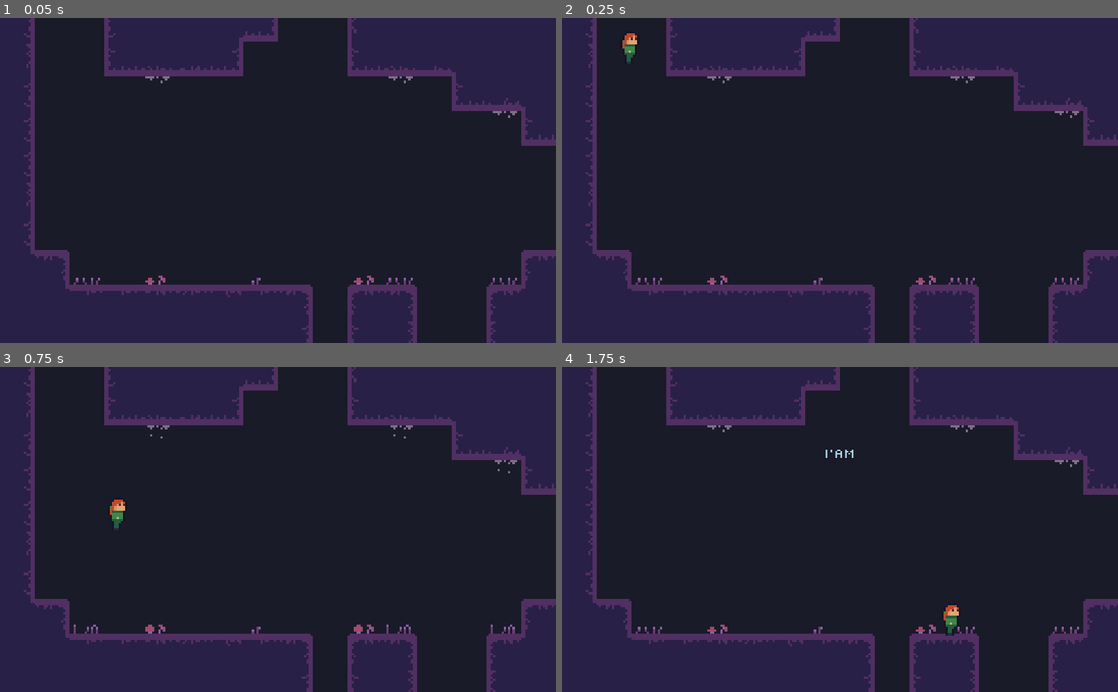
Above: before the commit, frames 1-4 (two rows, left to right).
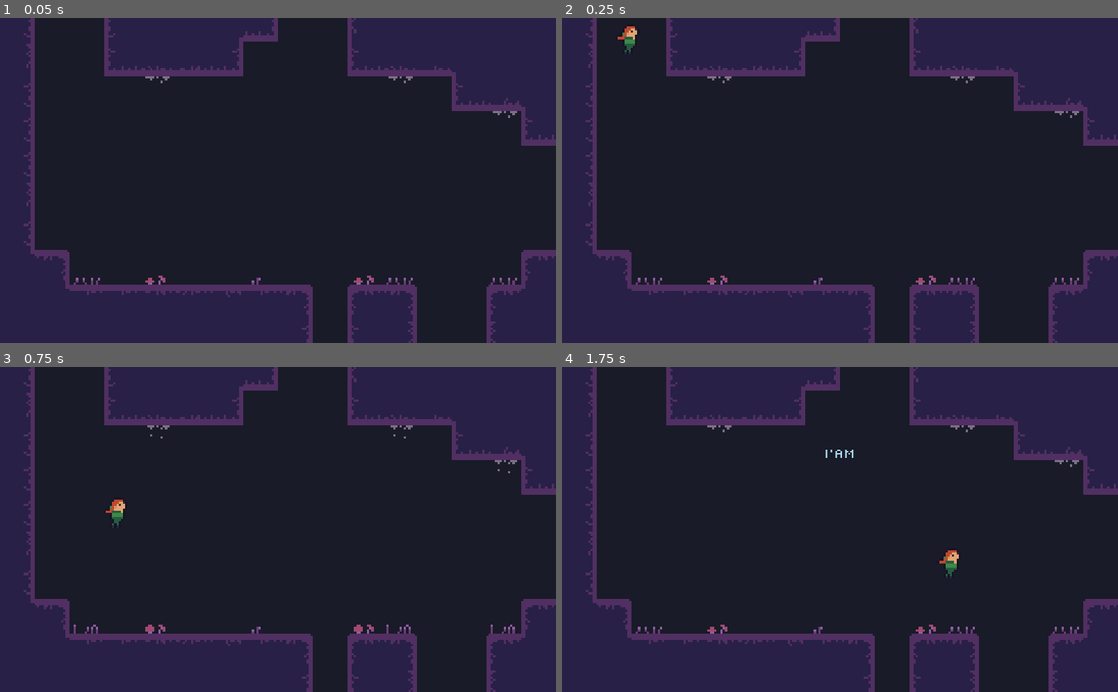
Above: after the commit, the same moments.

Repository: voidboxgames/escave
Game: Godot game, scene res://assets/scenes/Testworld.tscn
Same seed, same stepped clock (60 frames per second), same inputs: the game is played once before the commit and once after it.
Inputs:
- Up to frame 1 (0.05 s): no input
- Up to frame 2 (0.25 s): no input
- Up to frame 3 (0.75 s): hold D (right) from 0.53 s (still down); hold Space (jump) from 0.53 s (still down)
- Up to frame 4 (1.75 s): keep holding D (right); release Space (jump) at 1.28 s; tap Space (jump) at 1.35, 1.52 s

Frame 1 is identical in both runs. In frame 2, 0.2% of the frame differs, in the area x 10-14%, y 2-15%; in frame 3, less than 0.1%; in frame 4, 0.3%, in the area x 67-72%, y 56-83%.

Commit message:
implement abstract state machine and player state machine

Diff:
--- a/assets/scenes/Player.tscn
+++ b/assets/scenes/Player.tscn
@@ -1,20 +1,21 @@
-[gd_scene load_steps=10 format=2]
+[gd_scene load_steps=11 format=2]
 
-[ext_resource path="res://assets/scripts/Player.gd" type="Script" id=1]
+[ext_resource path="res://assets/scripts/Player/Player.gd" type="Script" id=1]
 [ext_resource path="res://assets/sprites/beth-Sheet.png" type="Texture" id=2]
 [ext_resource path="res://assets/sounds/jump.wav" type="AudioStream" id=3]
 [ext_resource path="res://assets/sounds/land.wav" type="AudioStream" id=4]
+[ext_resource path="res://assets/scripts/Player/PlayerStateMachine.gd" type="Script" id=5]
 
-[sub_resource type="CapsuleShape2D" id=1]
+[sub_resource type="CapsuleShape2D" id=5]
 radius = 2.30721
 height = 5.0863
 
-[sub_resource type="Animation" id=2]
+[sub_resource type="Animation" id=1]
 resource_name = "idle"
 length = 0.5
 loop = true
 tracks/0/type = "value"
-tracks/0/path = NodePath("sprite:frame")
+tracks/0/path = NodePath("Body/Sprite:frame")
 tracks/0/interp = 1
 tracks/0/loop_wrap = true
 tracks/0/imported = false
@@ -26,12 +27,12 @@
 "values": [ 0, 1, 2, 3 ]
 }
 
-[sub_resource type="Animation" id=3]
+[sub_resource type="Animation" id=2]
 resource_name = "jump_fly"
 length = 0.25
 loop = true
 tracks/0/type = "value"
-tracks/0/path = NodePath("sprite:frame")
+tracks/0/path = NodePath("Body/Sprite:frame")
 tracks/0/interp = 1
 tracks/0/loop_wrap = true
 tracks/0/imported = false
@@ -43,12 +44,12 @@
 "values": [ 9, 10, 11 ]
 }
 
-[sub_resource type="Animation" id=4]
+[sub_resource type="Animation" id=3]
 resource_name = "jump_start"
 length = 0.25
 loop = true
 tracks/0/type = "value"
-tracks/0/path = NodePath("sprite:frame")
+tracks/0/path = NodePath("Body/Sprite:frame")
 tracks/0/interp = 1
 tracks/0/loop_wrap = true
 tracks/0/imported = false
@@ -60,11 +61,11 @@
 "values": [ 8 ]
 }
 
-[sub_resource type="Animation" id=5]
+[sub_resource type="Animation" id=4]
 length = 0.35
 loop = true
 tracks/0/type = "value"
-tracks/0/path = NodePath("sprite:frame")
+tracks/0/path = NodePath("Body/Sprite:frame")
 tracks/0/interp = 1
 tracks/0/loop_wrap = true
 tracks/0/imported = false
@@ -79,41 +80,44 @@
 [node name="Player" type="KinematicBody2D"]
 script = ExtResource( 1 )
 
-[node name="sprite" type="Sprite" parent="."]
+[node name="Body" type="Node2D" parent="."]
+
+[node name="Sprite" type="Sprite" parent="Body"]
 texture = ExtResource( 2 )
 vframes = 3
 hframes = 4
 frame = 4
 
+[node name="VisibilityNotifier2D" type="VisibilityNotifier2D" parent="."]
+visible = false
+
 [node name="CollisionShape2D" type="CollisionShape2D" parent="."]
-visible = false
 position = Vector2( 0, 2.18039 )
-shape = SubResource( 1 )
+shape = SubResource( 5 )
 
-[node name="CoyoteTimer" type="Timer" parent="."]
-wait_time = 0.01
+[node name="PlayerStateMachine" type="Node" parent="."]
+script = ExtResource( 5 )
+
+[node name="CoyoteTimer" type="Timer" parent="PlayerStateMachine"]
+wait_time = 0.2
 one_shot = true
 
-[node name="FloorTimer" type="Timer" parent="."]
+[node name="GroundTimer" type="Timer" parent="PlayerStateMachine"]
 wait_time = 0.1
 one_shot = true
 
+[node name="Sounds" type="Node" parent="PlayerStateMachine"]
+
+[node name="Jump" type="AudioStreamPlayer" parent="PlayerStateMachine/Sounds"]
+stream = ExtResource( 3 )
+
+[node name="land" type="AudioStreamPlayer" parent="PlayerStateMachine/Sounds"]
+stream = ExtResource( 4 )
+
 [node name="AnimationPlayer" type="AnimationPlayer" parent="."]
 autoplay = "idle"
-anims/idle = SubResource( 2 )
-anims/jump_fly = SubResource( 3 )
-anims/jump_start = SubResource( 4 )
-anims/walk = SubResource( 5 )
-
-[node name="Sounds" type="Node" parent="."]
-
-[node name="Jump" type="AudioStreamPlayer" parent="Sounds"]
-stream = ExtResource( 3 )
-
-[node name="land" type="AudioStreamPlayer" parent="Sounds"]
-stream = ExtResource( 4 )
-
-[node name="VisibilityNotifier2D" type="VisibilityNotifier2D" parent="."]
-visible = false
-[connection signal="timeout" from="FloorTimer" to="." method="_on_FloorTimer_timeout"]
+anims/idle = SubResource( 1 )
+anims/jump_fly = SubResource( 2 )
+anims/jump_start = SubResource( 3 )
+anims/walk = SubResource( 4 )
 [connection signal="screen_exited" from="VisibilityNotifier2D" to="." method="_on_VisibilityNotifier2D_screen_exited"]
--- a/assets/scripts/Player.gd
+++ /dev/null
@@ -1,92 +0,0 @@
-extends KinematicBody2D
-
-class_name Player
-
-export var max_speed = 125
-export(int) var max_jumps = 1
-export var jump_force = 250
-export var gravity = 800
-export(float, 0.0, 1.0) var acceleration = 0.5
-export(float, 0.0, 1.0) var friction = 0.4
-
-var velocity = Vector2.ZERO
-var direction = Vector2.LEFT
-var jumps_left: int = 0
-var is_jumping = false
-var is_jump_button_pressed = false
-
-signal dead
-
-onready var coyote_timer = $CoyoteTimer
-onready var floor_timer = $FloorTimer
-
-func _ready() -> void:
-	jumps_left = max_jumps
-
-func _process(_delta: float) -> void:
-	pass
-
-func _physics_process(delta: float) -> void:
-	update_direction()
-	move_velocity()
-	jump_velocity()
-	apply_gravity(delta)
-	move()
-
-func apply_gravity(delta) -> void:
-	velocity.y += gravity * delta
-	if is_jumping && velocity.y >= 0:
-		is_jumping = false
-
-func move() -> void:
-	var was_on_floor = is_on_floor()
-	velocity = move_and_slide(velocity, Vector2.UP)
-	if !is_on_floor() and was_on_floor and !is_jumping:
-		coyote_timer.start()
-	if !was_on_floor and is_on_floor():
-		jumps_left = max_jumps
-
-func update_direction() -> void:
-	direction = Vector2(
-		Input.get_action_strength("right") - Input.get_action_strength("left"),
-		Input.get_action_strength("down") - Input.get_action_strength("up")
-	)
-
-func move_velocity() -> void:
-	if direction == Vector2.ZERO:
-		velocity.x = lerp(velocity.x, 0, friction)
-		return
-
-	velocity.x = lerp(velocity.x , direction.x * max_speed, acceleration)
-
-func jump_velocity() -> void:
-	if Input.is_action_just_pressed("jump"):
-		if is_on_floor() or !coyote_timer.is_stopped():
-			jump()
-		elif jumps_left > 0:
-			jump()
-		else:
-			floor_timer.start()
-	if velocity.y < 0 and !Input.is_action_pressed("jump"):
-		velocity.y = 0.0
-
-func jump() -> void:
-	$Sounds/Jump.play()
-	jumps_left -= 1
-	is_jumping = true
-	coyote_timer.stop()
-	velocity.y = -jump_force
-
-func die() -> void:
-	emit_signal("dead")
-
-func gain_power(powerName: String) -> void:
-	print("gained power: "+powerName)
-
-func _on_FloorTimer_timeout() -> void:
-	if is_on_floor():
-		jump()
-
-
-func _on_VisibilityNotifier2D_screen_exited() -> void:
-	die()
--- /dev/null
+++ b/assets/scripts/Player/Player.gd
@@ -0,0 +1,38 @@
+extends KinematicBody2D
+
+class_name Player
+
+export var max_speed = 125
+export(int) var max_jumps = 1
+export var jump_force = 250
+export var gravity = 800
+export(float, 0.0, 1.0) var acceleration = 0.5
+
+var velocity = Vector2.ZERO
+var direction = Vector2.LEFT
+
+signal dead
+
+func _apply_movement() -> void:
+	velocity = move_and_slide(velocity, Vector2.UP)
+
+func _apply_gravity(delta) -> void:
+	velocity.y += gravity * delta
+
+func _handle_move_input() -> void:
+	direction = Vector2(
+		Input.get_action_strength("right") - Input.get_action_strength("left"),
+		Input.get_action_strength("down") - Input.get_action_strength("up")
+	)
+	velocity.x = lerp(velocity.x , direction.x * max_speed, acceleration)
+	if direction.x != 0:
+		$Body.scale.x = direction.x
+
+func die() -> void:
+	emit_signal("dead")
+
+func gain_power(powerName: String) -> void:
+	print("gained power: "+powerName)
+
+func _on_VisibilityNotifier2D_screen_exited() -> void:
+	die()
--- /dev/null
+++ b/assets/scripts/Player/PlayerStateMachine.gd
@@ -0,0 +1,86 @@
+extends "res://assets/scripts/StateMachine.gd"
+
+onready var coyote_timer = $CoyoteTimer
+onready var ground_timer = $GroundTimer
+onready var animation_player = parent.get_node("AnimationPlayer")
+
+func _ready() -> void:
+	add_state("idle")
+	add_state("run")
+	add_state("jump")
+	add_state("fall")
+	call_deferred("set_state", states["idle"])
+
+func _input(event: InputEvent) -> void:
+	if  [states.idle, states.run].has(state):
+		if event.is_action_pressed("jump"):
+			_jump()
+	if state == states.jump:
+		if event.is_action_released("jump") && parent.velocity.y < 0:
+			parent.velocity.y = 0.0
+	if state == states.fall:
+		if event.is_action_pressed("jump"):
+			if  !coyote_timer.is_stopped():
+				_jump()
+			else:
+				ground_timer.start()
+
+func _jump() -> void:
+	$Sounds/Jump.play()
+	coyote_timer.stop()
+	parent.velocity.y = -parent.jump_force
+
+func _state_logic(delta: float) -> void:
+	parent._handle_move_input()
+	parent._apply_gravity(delta)
+	parent._apply_movement()
+
+func _get_transition(delta):
+	match state:
+		states.idle:
+			if !parent.is_on_floor():
+				if parent.velocity.y < 0:
+					return states.jump
+				elif parent.velocity.y > 0:
+					return states.fall
+			elif parent.velocity.x != 0:
+				return states.run
+		states.run:
+			if !parent.is_on_floor():
+				if parent.velocity.y < 0:
+					return states.jump
+				elif parent.velocity.y > 0:
+					return states.fall
+			elif parent.velocity.x == 0:
+				return states.idle
+		states.jump:
+			if parent.is_on_floor():
+				return states.idle
+			elif parent.velocity.y >= 0:
+				return states.fall
+		states.fall:
+			if parent.is_on_floor():
+				return states.idle
+			elif parent.velocity.y < 0:
+				return states.jump
+	return null
+
+func _enter_state(new_state, old_state):
+	match new_state:
+		states.idle:
+			animation_player.play("idle")
+		states.run:
+			animation_player.play("walk")
+		states.jump:
+			animation_player.play("jump_fly")
+		states.fall:
+			animation_player.play("jump_fly")
+			if [states.run, states.idle].has(old_state):
+				coyote_timer.start()
+
+func _exit_state(old_state, new_state):
+	match old_state:
+		states.fall:
+			if new_state == states.idle:
+				if !ground_timer.is_stopped():
+					_jump()
--- /dev/null
+++ b/assets/scripts/StateMachine.gd
@@ -0,0 +1,41 @@
+extends Node
+
+class_name StateMachine
+
+var state = null setget set_state
+var prev_state = null
+var states = {}
+
+onready var parent = get_parent()
+
+func _physics_process(delta: float) -> void:
+	if state != null:
+		_state_logic(delta)
+		var transition = _get_transition((delta))
+		if transition != null:
+			set_state(transition)
+
+func _state_logic(delta: float) -> void:
+	pass
+
+func _get_transition(delta):
+	return null
+
+func _enter_state(new_state, old_state):
+	pass
+
+func _exit_state(old_state, new_state):
+	pass
+
+func set_state(new_state):
+	prev_state = state
+	state = new_state
+
+	if prev_state != null:
+		_exit_state(prev_state, new_state)
+
+	if new_state != null:
+		_enter_state(new_state, prev_state)
+
+func add_state(state_name: String) -> void:
+	states[state_name] = states.size()
--- a/project.godot
+++ b/project.godot
@@ -17,11 +17,17 @@
 "base": "KinematicBody2D",
 "class": "Player",
 "language": "GDScript",
-"path": "res://assets/scripts/Player.gd"
+"path": "res://assets/scripts/Player/Player.gd"
+}, {
+"base": "Node",
+"class": "StateMachine",
+"language": "GDScript",
+"path": "res://assets/scripts/StateMachine.gd"
 } ]
 _global_script_class_icons={
 "MirroPiece": "",
-"Player": ""
+"Player": "",
+"StateMachine": ""
 }
 
 [application]
